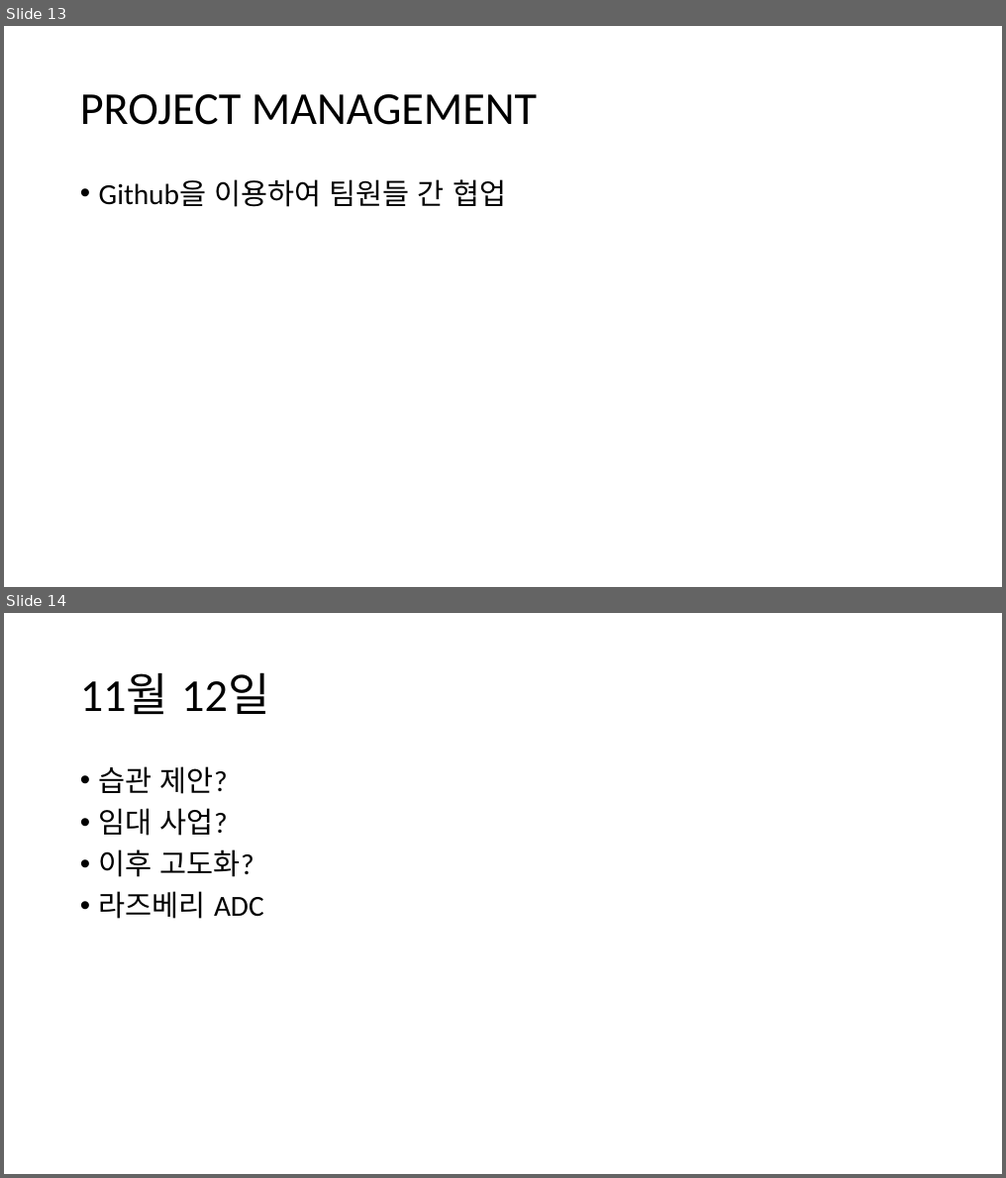
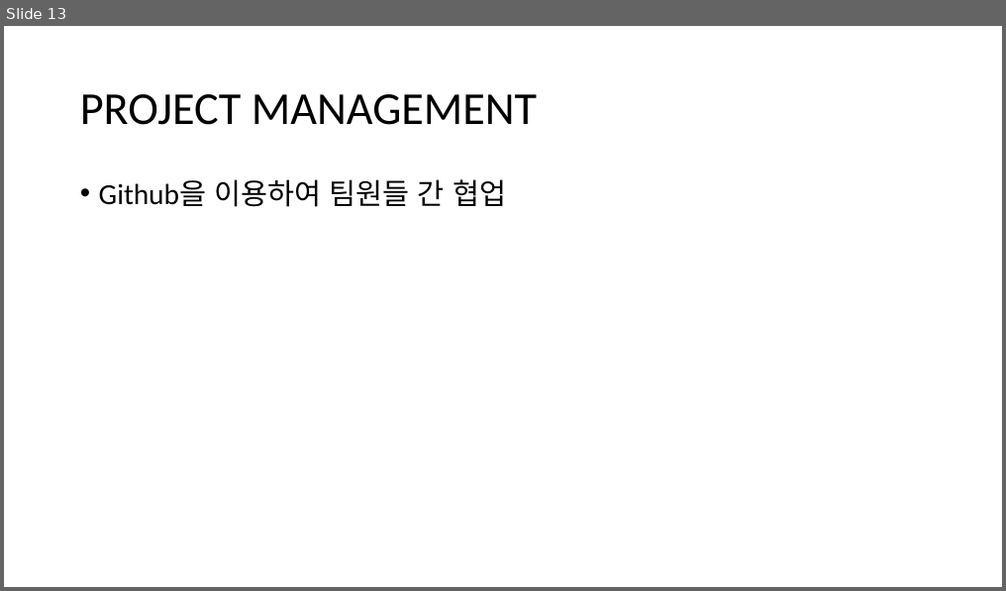
Before and after one commit to headring/Sleeptionary, a slide deck: Sleeping_Analysis.pptx. Shown one above the other, each under a label of ours: slides 13 and 14 before the commit, slide 13 after it. The pictures are 1006x1178 and 1006x591 pixels, drawn with LibreOffice and Linux fonts; fonts in the diff are those of the drawing. Boxes give left, top, right and bottom in pixels: in the first picture for what was removed or moved away, otherwise in the second. Text is boxed around its words. In the diff, an @@ line names an element or a change of style, - is before the commit and + after.

```diff
--- a/Sleeping_Analysis.pptx
+++ b/Sleeping_Analysis.pptx
@@ slide 14 removed at <box>4,613,1002,1174</box>, background #FFFFFF @@
@@ title removed at <box>80,673,269,714</box> @@
-11월 12일
@@ text removed at <box>99,766,264,919</box> @@
-• 습관 제안?
-• 임대 사업?
-• 이후 고도화?
-• 라즈베리 ADC
```
Also in this commit, not shown: 1 slide changed, 1 other file.
